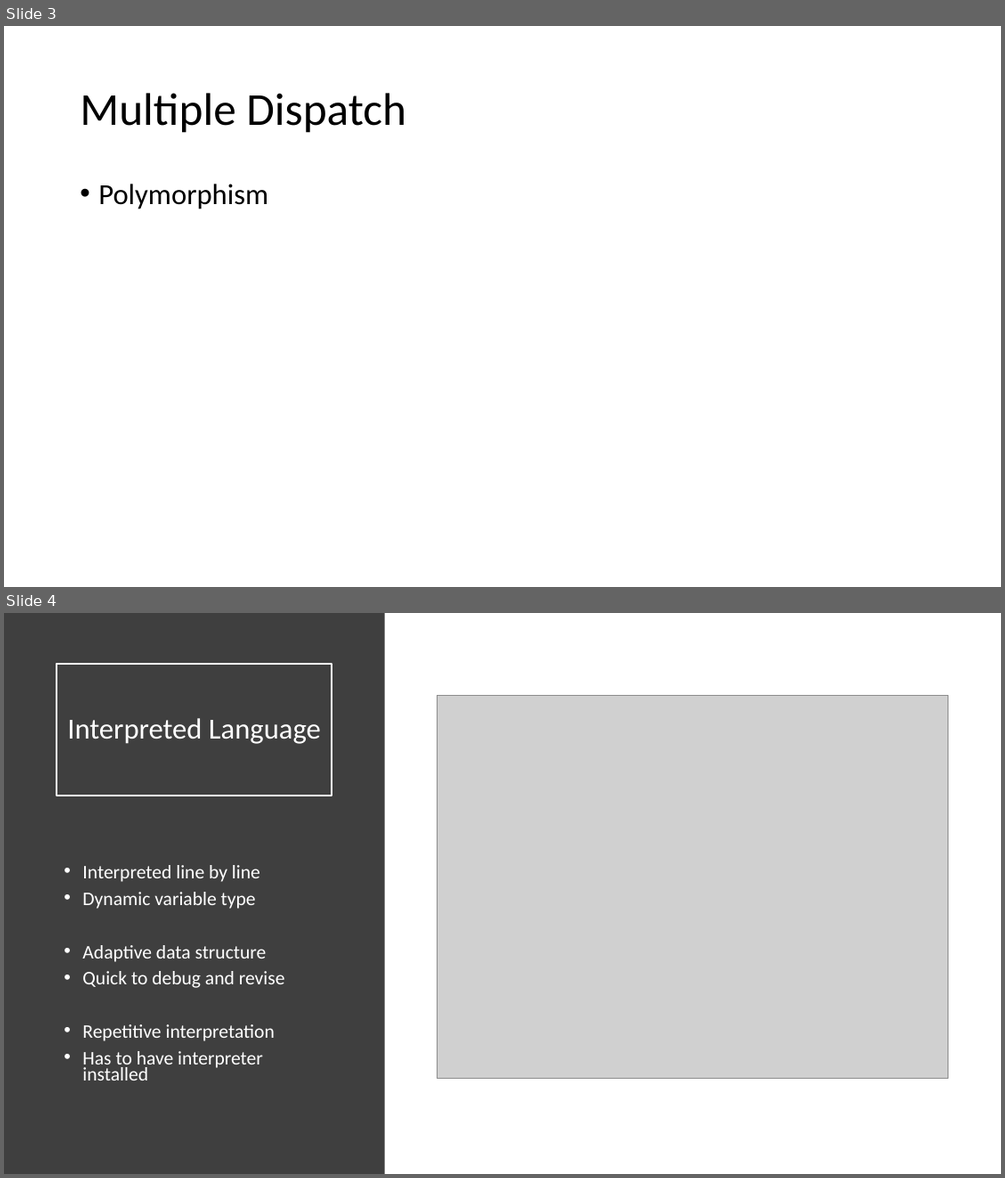
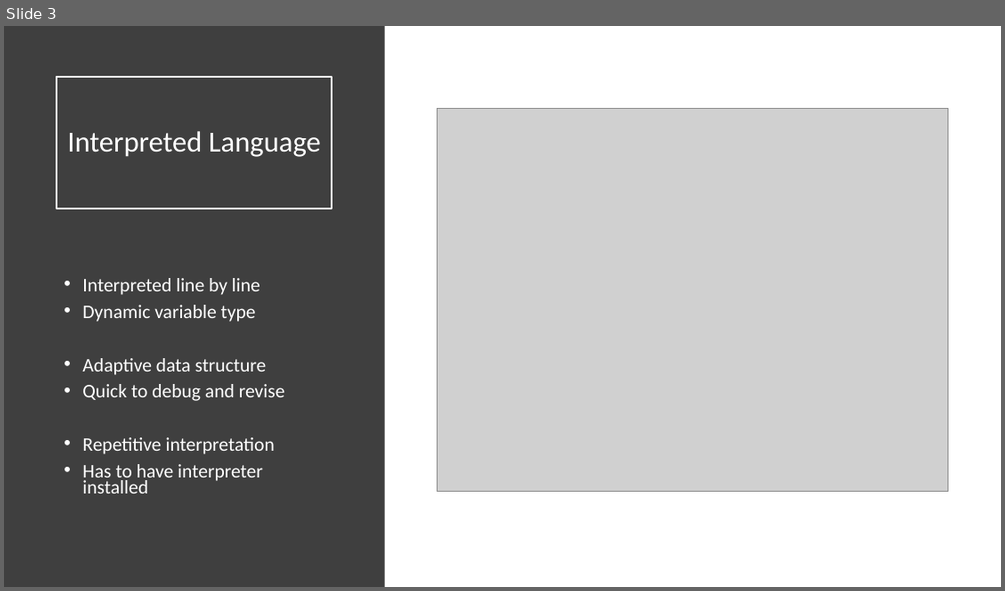
Before and after one commit to senresearch/julia-intro-docs, a slide deck: notebooks/xiaoqi-why-julia-fast.pptx. Shown one above the other, each under a label of ours: slides 3 and 4 before the commit, slide 3 after it. The pictures are 1005x1178 and 1005x591 pixels, drawn with LibreOffice and Linux fonts; fonts in the diff are those of the drawing; grey boxes stand for pictures. Boxes give left, top, right and bottom in pixels: in the first picture for what was removed or moved away, otherwise in the second. Text is boxed around its words. In the diff, an @@ line names an element or a change of style, - is before the commit and + after.

Commit message:
added slides

```diff
--- a/notebooks/xiaoqi-why-julia-fast.pptx
+++ b/notebooks/xiaoqi-why-julia-fast.pptx
@@ slide 3 removed at [4, 26, 1001, 587], background #FFFFFF @@
@@ title removed at [80, 93, 406, 133] @@
-Multiple Dispatch
@@ text removed at [98, 184, 268, 209] @@
-• Polymorphism
@@ what was slide 4 is now slide 3 @@
```
